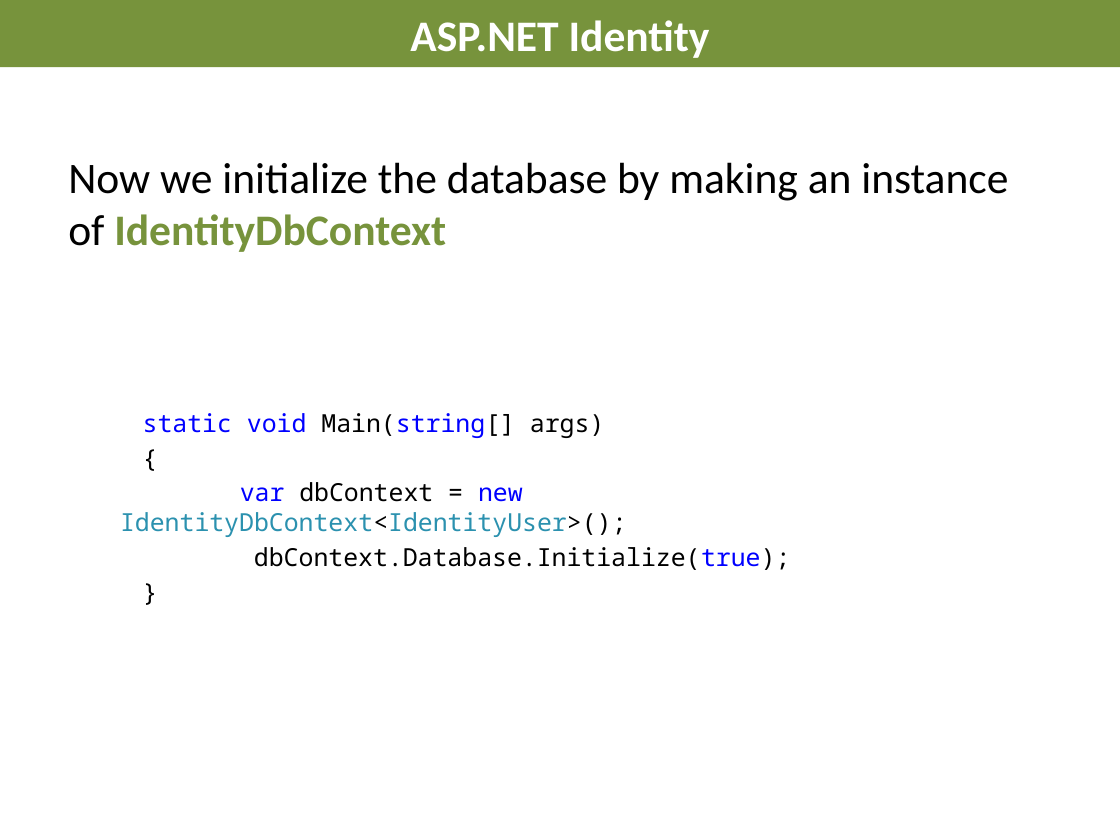
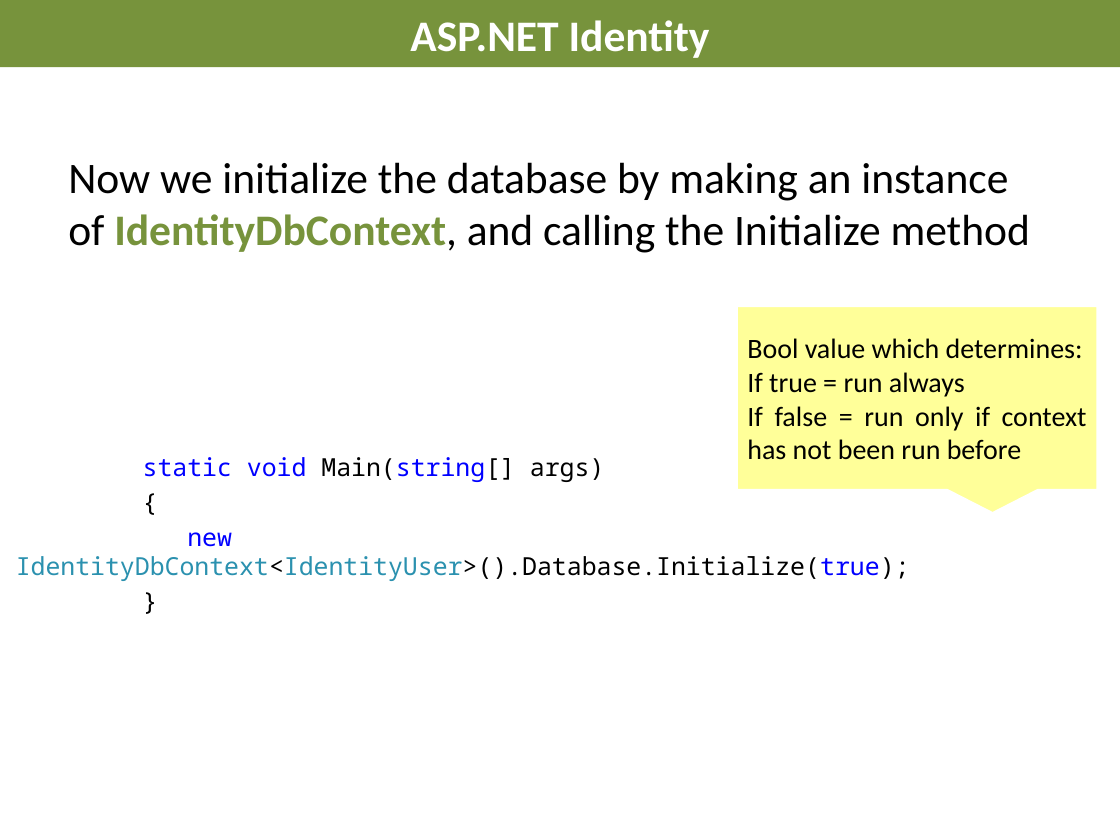
Before and after one commit to AndreasElffors/IdentityTemplate, a slide deck: slide 7 of Documents/Identity-Exercise.pptx. Drawn at 1120x840 pixels with LibreOffice and Linux fonts; fonts in the diff are those of the drawing; background and template pictures are left out. Boxes give left, top, right and bottom in pixels: in the first picture for what was removed or moved away, otherwise in the second. Text is boxed around its words. In the diff, an @@ line names an element or a change of style, - is before the commit and + after.

```diff
--- a/Documents/Identity-Exercise.pptx
+++ b/Documents/Identity-Exercise.pptx
@@ text at box(68, 162, 1030, 253): text changed @@
-Now we initialize the database by making an instance of IdentityDbContext
+Now we initialize the database by making an instance of IdentityDbContext, and calling the Initialize method
@@ speech box added at box(736, 306, 1098, 491), fill #FFFF99, outline #FFFFFF 2 pt, 18 pt, text #000000 @@
+Bool value which determines:
+If true = run always
+If false = run only if context has not been run before
@@ text "static void Main(string[] args)": place and size @@
-text "static void Main(string[] args)" at box(120, 413, 790, 570)
+text "static void Main(string[] args)" at box(16, 457, 910, 581)
@@ text at box(16, 532, 910, 581): text changed; text colour #000000 to #2B91AF @@
-var dbContext = new IdentityDbContext<IdentityUser>();
-dbContext.Database.Initialize(true);
+new IdentityDbContext<IdentityUser>().Database.Initialize(true);
```
Also in this commit, not shown: 5 other slides changed, 3 other files.
